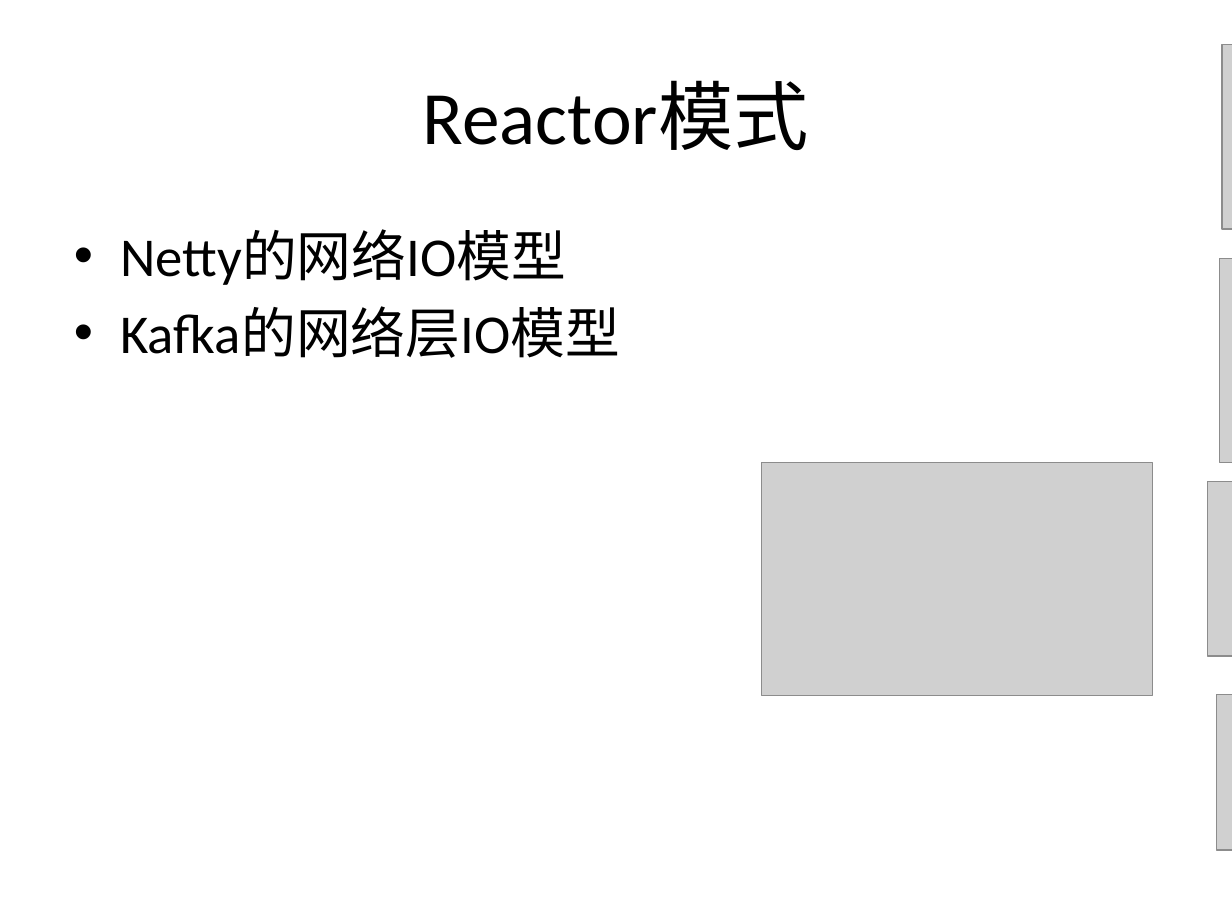
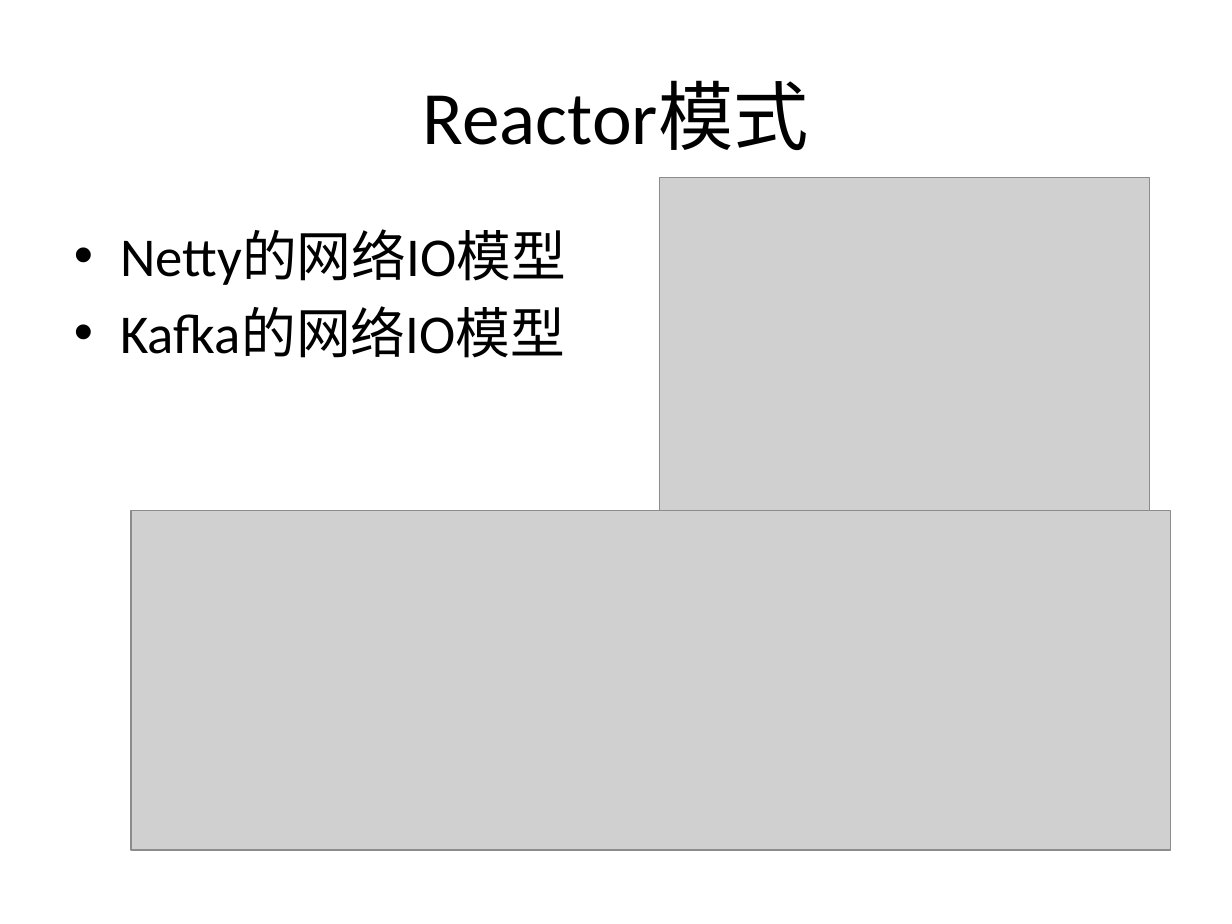
Before and after one commit to guhanjie/Knowledge-sharing, a slide deck: slide 45 of 扒一扒Java IO那些事儿.pptx (slide 44 before the commit). Drawn at 1232x924 pixels with LibreOffice and Linux fonts; fonts in the diff are those of the drawing; grey boxes stand for pictures. Boxes give left, top, right and bottom in pixels: in the first picture for what was removed or moved away, otherwise in the second. Text is boxed around its words. In the diff, an @@ line names an element or a change of style, - is before the commit and + after.

```diff
--- a/扒一扒Java IO那些事儿.pptx
+++ b/扒一扒Java IO那些事儿.pptx
@@ picture removed at [1222, 44, 1232, 229] @@
@@ picture added at [659, 177, 1149, 510] @@
@@ picture removed at [1220, 259, 1232, 463] @@
@@ text at [120, 307, 565, 358]: text changed @@
-• Kafka的网络层IO模型
+• Kafka的网络IO模型
@@ picture removed at [761, 462, 1152, 695] @@
@@ picture removed at [1207, 482, 1232, 657] @@
@@ picture added at [131, 510, 1170, 850] @@
@@ picture removed at [1216, 695, 1232, 850] @@
```
Also in this commit, not shown: 9 other slides changed, 6 slides added, 1 slide removed.
